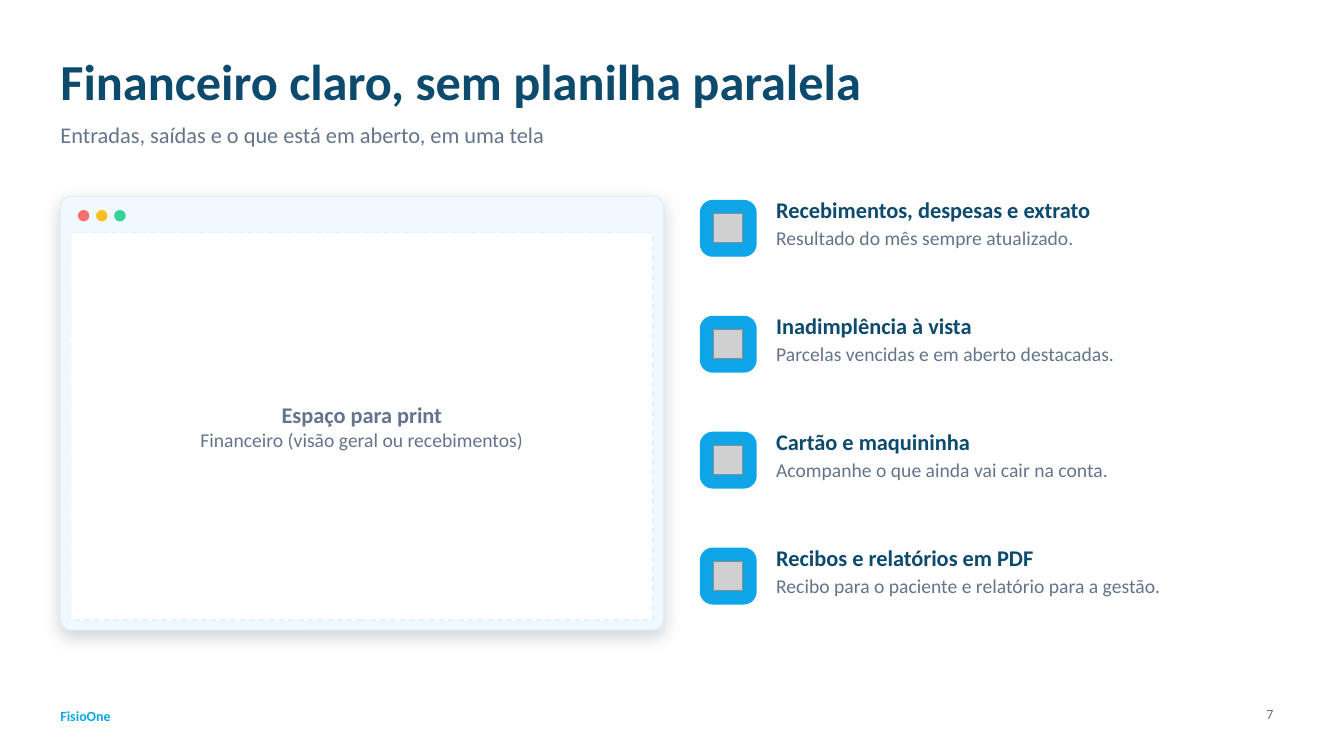
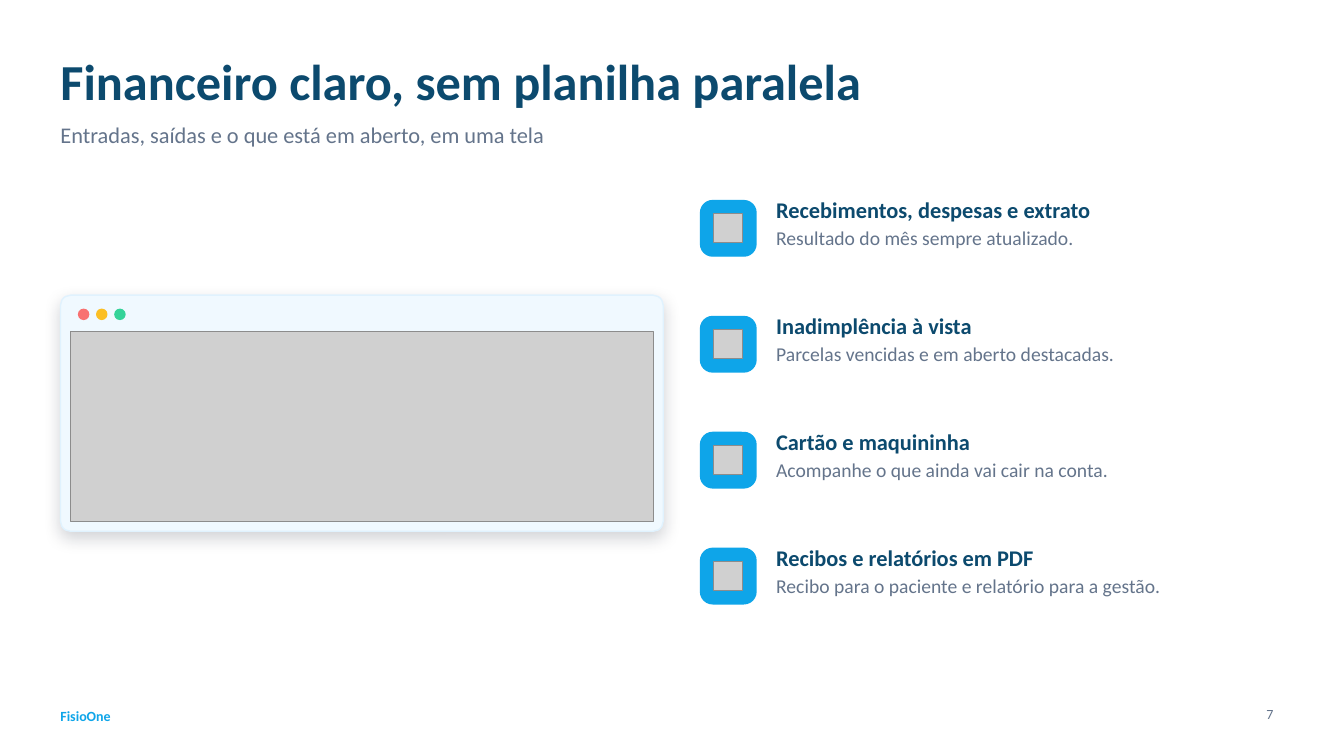
Before and after one commit to andremacedodev/ClinicaFisioterapia, a slide deck: slide 7 of docs/apresentacao/FisioOne_Apresentacao.pptx. Drawn at 1344x756 pixels with LibreOffice and Linux fonts; fonts in the diff are those of the drawing; grey boxes stand for pictures. Boxes give left, top, right and bottom in pixels: in the first picture for what was removed or moved away, otherwise in the second. Text is boxed around its words. In the diff, an @@ line names an element or a change of style, - is before the commit and + after.

```diff
--- a/docs/apresentacao/FisioOne_Apresentacao.pptx
+++ b/docs/apresentacao/FisioOne_Apresentacao.pptx
@@ rectangle removed at <box>71,233,653,620</box> @@
@@ rounded rectangle: place and size @@
-rounded rectangle at <box>60,197,663,630</box>
+rounded rectangle at <box>60,295,663,531</box>
@@ rounded rectangle at <box>60,295,663,531</box>: proportions changed @@
@@ 3 ellipses: place and size @@
-3 ellipses at <box>79,211,125,221</box>
+3 ellipses at <box>79,310,125,320</box>
@@ picture added at <box>71,332,653,521</box> @@
@@ text removed at <box>200,407,523,451</box> @@
-Espaço para print
-Financeiro (visão geral ou recebimentos)
```
Also in this commit, not shown: 6 other slides changed, 9 other files.
